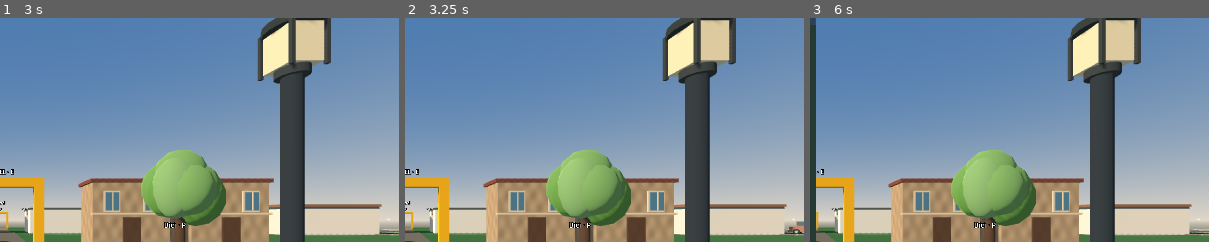
Above: before the commit, frames 1-3 (left to right).
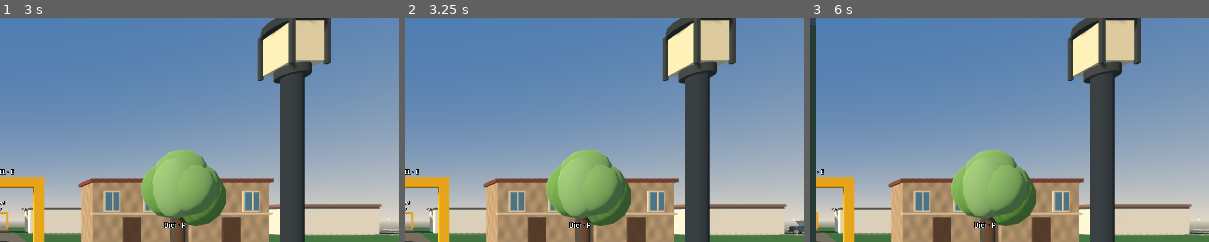
Above: after the commit, the same moments.

Repository: holovin777/living-alibi
Game: Godot game, scene res://scenes/park.tscn
Same seed, same stepped clock (60 frames per second), same inputs: the game is played once before the commit and once after it.
Inputs:
- Up to frame 1 (3 s): click "First steps / navigation" at 0.5 s; click "Drink juice" at 1.25 s; click "Refresh" at 2 s; click "Jobs" at 2.75 s
- Up to frame 2 (3.25 s): no input
- Up to frame 3 (6 s): click "Industry" at 3.5 s; click "Business" at 4.25 s; click "Wait 60m" at 5 s; click "Town map (M)" at 5.75 s
The pictures show only the part of the screen within x 50-100%, y 5-55%; the shares and areas given below are measured in that part.

Frame 1 is identical in both runs. In frame 2, 0.1% of the frame differs, in the area x 96-100%, y 90-97%; in frame 3, nothing differs.

Commit message:
Give residents stable silhouettes and walking styles; detail compact city cars

Diff:
--- a/godot/scripts/ParkDemo.gd
+++ b/godot/scripts/ParkDemo.gd
@@ -55,6 +55,7 @@
 const FamilyApartment = preload("res://scripts/FamilyApartment.gd")
 const GameLanguage = preload("res://scripts/GameLanguage.gd")
 const ResidentPersonality = preload("res://scripts/ResidentPersonality.gd")
+const ResidentAppearance = preload("res://scripts/ResidentAppearance.gd")
 var _guide_label: Label
 var _guide_enabled := true
 var _apartment: Node3D
@@ -1276,7 +1277,9 @@
             if not _traffic_edges.has(key):
                 var cars: Array[Dictionary] = []
                 for i in range(2):
-                    var car := _make_city_car(_traffic_root,Color("#7894aa") if i==0 else Color("#ad7965"))
+                    var colors := [Color("#7894aa"),Color("#ad7965"),Color("#c4c1b7"),Color("#687c64"),Color("#806b7f"),Color("#414d59")]
+                    var palette_index := absi((key+str(i)).hash())%colors.size()
+                    var car := _make_city_car(_traffic_root,colors[palette_index],palette_index%2)
                     car.visible = false
                     cars.append({"node":car,"distance":14.2,"delay":float(i)*3.0})
                 _traffic_edges[key] = {"first":str(first),"second":str(second),"cars":cars}
@@ -1727,26 +1730,55 @@
     service_car.position = Vector3(12.5,0,12)
     _add_obstacle(service_car.position,Vector2(1.85,3.6))
 
-func _make_city_car(parent: Node3D,paint: Color) -> Node3D:
+func _make_city_car(parent: Node3D,paint: Color,style: int = 0) -> Node3D:
     var car := Node3D.new()
     car.name = "CityCar"
     parent.add_child(car)
+    car.set_meta("body_style",style)
     var dark := Color("#303638")
     var glass := Color("#536d79")
-    _box(car,Vector3(1.78,0.60,3.5),paint,Vector3(0,0.62,0))
-    _box(car,Vector3(1.64,0.65,1.9),paint,Vector3(0,1.23,0.22))
-    _box(car,Vector3(1.45,0.45,0.07),glass,Vector3(0,1.23,-0.76))
-    _box(car,Vector3(1.45,0.45,0.07),glass,Vector3(0,1.23,1.2))
+    _box(car,Vector3(1.78,0.50,3.5),paint,Vector3(0,0.62,0))
+    var body := car.get_child(car.get_child_count()-1) as MeshInstance3D
+    var paint_material := body.material_override as StandardMaterial3D
+    paint_material.roughness = 0.29
+    paint_material.metallic = 0.18
+    var roof_height := 1.45 if style==0 else 1.58
+    _box(car,Vector3(1.52,0.10,1.40),paint,Vector3(0,roof_height,0.20))
+    _box(car,Vector3(1.53,0.12,0.95),paint,Vector3(0,0.91,-1.23))
+    _box(car,Vector3(1.53,0.12,0.65),paint,Vector3(0,0.91,1.39))
+    # Tilt the front and rear glass between hood and roof instead of a square cabin.
     for side in [-1.0,1.0]:
-        for z in [-0.25,0.69]:
-            _box(car,Vector3(0.07,0.44,0.76),glass,Vector3(side*0.835,1.27,z))
+        var glass_height := roof_height-0.91
+        var pane := Node3D.new()
+        pane.position = Vector3(0,(roof_height+0.91)*0.5,0.20+side*0.88)
+        pane.rotation.x = side*0.51
+        car.add_child(pane)
+        _box(pane,Vector3(1.44,glass_height/0.87,0.065),glass,Vector3.ZERO)
+    for side in [-1.0,1.0]:
+        for z in [-0.17,0.60]:
+            _box(car,Vector3(0.06,roof_height-1.01,0.67),glass,Vector3(side*0.76,(roof_height+0.98)*0.5,z))
+        _box(car,Vector3(0.06,roof_height-0.91,0.08),dark,Vector3(side*0.79,(roof_height+0.91)*0.5,0.21))
+        _box(car,Vector3(0.06,0.06,0.22),dark,Vector3(side*0.906,0.78,0.31))
+        _box(car,Vector3(0.06,0.06,0.22),dark,Vector3(side*0.906,0.78,-0.48))
+        _box(car,Vector3(0.13,0.10,0.22),paint,Vector3(side*0.87,1.00,-0.74))
         for z in [-1.08,1.08]:
             var wheel := _cylinder(car,0.32,0.20,dark,Vector3(side*0.82,0.34,z))
             wheel.rotation_degrees.z = 90
-            var hub := _cylinder(car,0.16,0.04,Color("#a6aaa7"),Vector3(side*0.94,0.34,z))
+            var hub := _cylinder(car,0.19,0.04,Color("#a6aaa7"),Vector3(side*0.93,0.34,z))
             hub.rotation_degrees.z = 90
-        _box(car,Vector3(0.34,0.19,0.08),Color("#eee5bb"),Vector3(side*0.60,0.70,-1.79))
+            var center := _cylinder(car,0.075,0.04,Color("#4b5151"),Vector3(side*0.953,0.34,z))
+            center.rotation_degrees.z = 90
+            for n in range(5):
+                var spoke := Node3D.new()
+                spoke.position = Vector3(side*0.954,0.34,z)
+                spoke.rotation.x = float(n)*TAU/5.0
+                car.add_child(spoke)
+                _box(spoke,Vector3(0.018,0.14,0.035),Color("#666d6d"),Vector3(0,0.095,0))
+        _box(car,Vector3(0.38,0.18,0.08),Color("#eee5bb"),Vector3(side*0.60,0.70,-1.79))
         _box(car,Vector3(0.28,0.18,0.08),Color("#b33b36"),Vector3(side*0.65,0.7,1.79))
+    _box(car,Vector3(0.69,0.15,0.07),dark,Vector3(0,0.73,-1.78))
+    for y in [0.69,0.75]:
+        _box(car,Vector3(0.62,0.022,0.07),Color("#858b88"),Vector3(0,y,-1.82))
     for z in [-1.77,1.77]:
         _box(car,Vector3(1.75,0.16,0.13),dark,Vector3(0,0.43,z))
         _box(car,Vector3(0.40,0.12,0.03),Color("#e7e6de"),Vector3(0,0.60,z*1.035))
@@ -3043,25 +3075,65 @@
     person.set_meta("anchor", anchor)
     person.set_meta("phase", float(absi(id.hash()) % 628) / 100.0)
     _residents_root.add_child(person)
-    var seed := absi(id.hash())
-    var jacket := Color.from_hsv(float(seed % 360)/360.0, 0.48, 0.63)
-    var skin := Color(0.82,0.64,0.49)
-    _cylinder(person, 0.24, 0.57, jacket, Vector3(0,1.14,0))
-    _sphere(person, 0.22, skin, Vector3(0,1.66,0))
-    _sphere(person, 0.215, Color(0.22,0.16,0.12), Vector3(0,1.78,0.035))
+    var profile := ResidentAppearance.profile(id)
+    person.set_meta("appearance",profile)
+    person.scale = Vector3(float(profile["build"]),float(profile["height"]),float(profile["build"]))
+    var jacket: Color = profile["jacket"]
+    var skin: Color = profile["skin"]
+    var hair: Color = profile["hair"]
+    var pants: Color = profile["pants"]
+    var torso := _cylinder(person,0.23,0.57,jacket,Vector3(0,1.14,0))
+    torso.scale.z = 0.72
+    var shoulders := _cylinder(person,0.255,0.14,jacket,Vector3(0,1.36,0))
+    shoulders.scale.z = 0.68
+    _cylinder(person,0.10,0.15,skin,Vector3(0,1.48,0))
+    _sphere(person,0.20,skin,Vector3(0,1.66,0))
+    var style: int = profile["style"]
+    if style == 0:
+        _sphere(person,0.195,hair,Vector3(0,1.75,0.04))
+    elif style == 1:
+        _sphere(person,0.21,hair,Vector3(0,1.76,0.055))
+        _sphere(person,0.12,hair,Vector3(0,1.60,0.17))
+    elif style == 2:
+        _sphere(person,0.17,hair,Vector3(0,1.78,0.025))
+    else:
+        _sphere(person,0.20,hair,Vector3(0,1.77,0.05))
+        _sphere(person,0.12,hair,Vector3(0.11,1.79,0.02))
+    for side in [-1.0,1.0]:
+        _sphere(person,0.045,skin,Vector3(side*0.18,1.64,0))
+        _sphere(person,0.025,Color("#e9e3d8"),Vector3(side*0.072,1.69,-0.177))
+        _sphere(person,0.012,Color("#333530"),Vector3(side*0.072,1.69,-0.199))
+    _sphere(person,0.035,skin,Vector3(0,1.635,-0.193))
+    _box(person,Vector3(0.075,0.012,0.012),skin.darkened(0.32),Vector3(0,1.57,-0.178))
+    _box(person,Vector3(0.05,0.46,0.027),jacket.darkened(0.24),Vector3(0,1.16,-0.175))
+    var accessory: int = profile["accessory"]
+    if accessory == 0:
+        for side in [-1.0,1.0]:
+            _box(person,Vector3(0.105,0.06,0.018),Color("#414b51"),Vector3(side*0.068,1.69,-0.213))
+        _box(person,Vector3(0.045,0.014,0.02),Color("#414b51"),Vector3(0,1.69,-0.214))
+    elif accessory == 1:
+        var bag := _cylinder(person,0.19,0.43,jacket.darkened(0.35),Vector3(0,1.14,0.22))
+        bag.scale = Vector3(1.0,1.0,0.62)
+    elif accessory == 2:
+        var cap := _cylinder(person,0.205,0.095,jacket.darkened(0.23),Vector3(0,1.85,0))
+        cap.scale.z = 1.02
+        _box(person,Vector3(0.32,0.035,0.18),jacket.darkened(0.23),Vector3(0,1.82,-0.19))
     for side in [-1,1]:
         var leg := Node3D.new()
         leg.name = "LegLeft" if side < 0 else "LegRight"
         leg.position = Vector3(side*0.13,0.84,0)
         person.add_child(leg)
-        _box(leg,Vector3(0.20,0.70,0.22),Color(0.20,0.25,0.30),Vector3(0,-0.35,0))
-        _box(leg,Vector3(0.22,0.13,0.34),Color(0.14,0.15,0.17),Vector3(0,-0.77,-0.06))
+        var trouser := _cylinder(leg,0.105,0.70,pants,Vector3(0,-0.35,0))
+        trouser.scale.z = 1.08
+        _box(leg,Vector3(0.22,0.13,0.34),Color("#303032"),Vector3(0,-0.77,-0.06))
+        _box(leg,Vector3(0.23,0.035,0.35),Color("#665f55"),Vector3(0,-0.825,-0.06))
         var arm := Node3D.new()
         arm.name = "ArmLeft" if side < 0 else "ArmRight"
-        arm.position = Vector3(side*0.32,1.37,0)
+        arm.position = Vector3(side*0.29,1.37,0)
         person.add_child(arm)
-        _box(arm,Vector3(0.16,0.44,0.17),jacket,Vector3(0,-0.22,0))
-        _sphere(arm,0.085,skin,Vector3(0,-0.48,0))
+        _cylinder(arm,0.083,0.43,jacket,Vector3(0,-0.22,0))
+        _cylinder(arm,0.085,0.065,jacket.darkened(0.18),Vector3(0,-0.425,0))
+        _sphere(arm,0.075,skin,Vector3(0,-0.48,0))
     _sign(person,display_name,Vector3(0,2.1,0))
     var activity_label := Label3D.new()
     activity_label.name="ActivityLabel"
@@ -3081,21 +3153,24 @@
         var activity := str(person.get_meta("activity", ""))
         var walking := activity in ["WALKING", "WANDERING", "STROLLING", "FREE_TIME", "SHOPPING", "JOB_SEARCH"]
         var phase := float(person.get_meta("phase", 0.0))
+        var appearance: Dictionary = person.get_meta("appearance",{})
+        var pace := float(appearance.get("pace",1.0))
+        var stride := float(appearance.get("stride",0.42))
         if _dialog_panel.visible and str(person.get_meta("resident_id","")) == _dialog_target:
             walking = false
         if walking:
-            phase += delta * 0.65
+            phase += delta * 0.65 * pace
             person.set_meta("phase", phase)
             var anchor: Vector3 = person.get_meta("anchor")
             var target := anchor + Vector3(sin(phase)*1.1,0,cos(phase)*0.8)
             var motion := target-person.position
             if motion.length_squared() > 0.0001:
                 person.rotation.y = atan2(-motion.x,-motion.z)
-            var next := person.position.move_toward(target,delta*1.5)
+            var next := person.position.move_toward(target,delta*1.5*pace)
             var old := person.position
             person.position = _move_on_ground(old, next - old, WALKER_RADIUS)
             walking = person.position.distance_squared_to(old) > 0.000001
-        var swing := sin(phase*12.0)*0.42 if walking else 0.0
+        var swing := sin(phase*12.0)*stride if walking else 0.0
         for limb in ["LegLeft","ArmRight","LegRight","ArmLeft"]:
             var part := person.get_node(limb) as Node3D
             var angle := swing if limb in ["LegLeft","ArmRight"] else -swing
